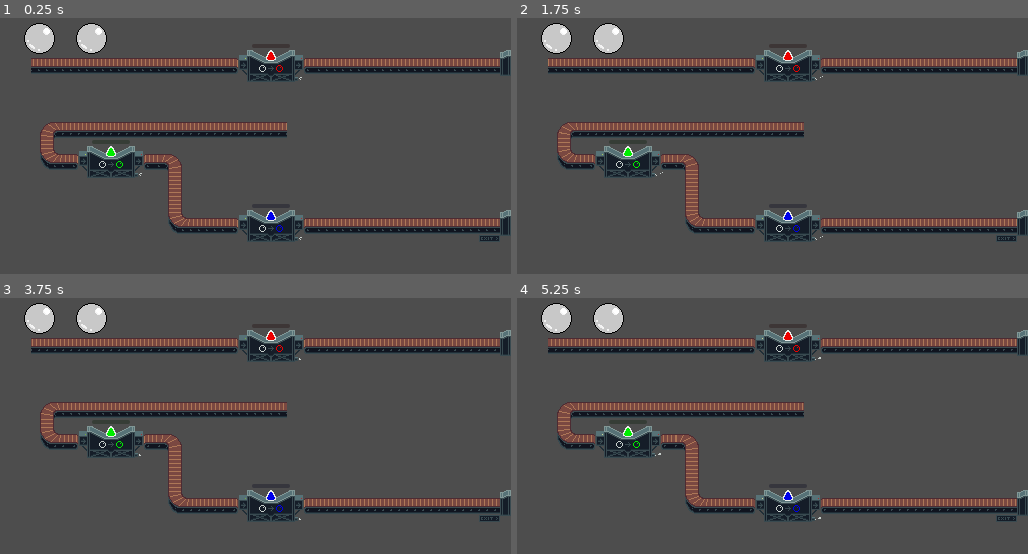
Above: before the commit, frames 1-4 (two rows, left to right).
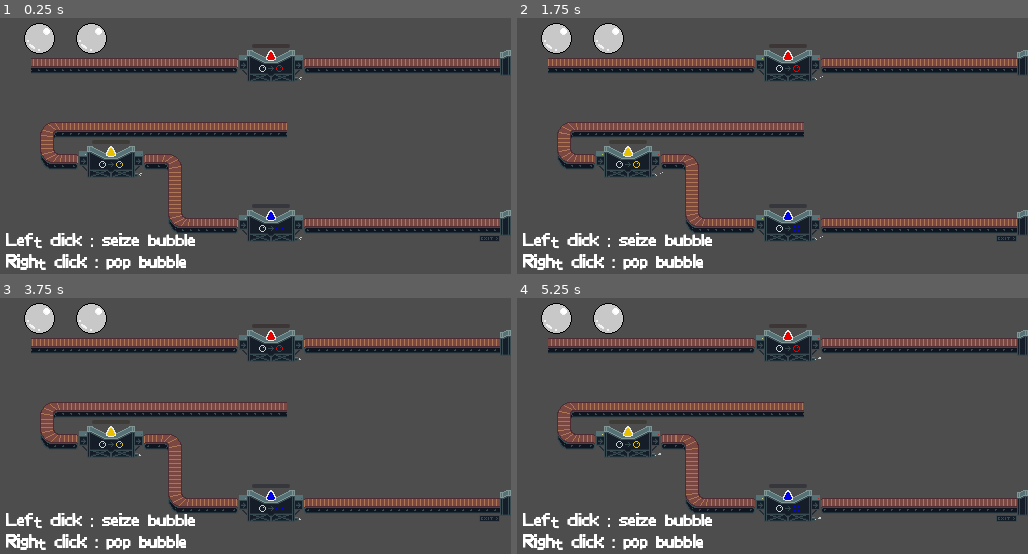
Above: after the commit, the same moments.

Repository: rems64/BubbleAssembly
Game: Godot game, scene res://level01.tscn
The game is run twice, just before and just after one commit, with the same random seed, the same clock (stepped at 60 frames per second) and the same inputs.
Inputs (mouse positions are in pixels of both pictures, inside the frame that each line leads up to):
- Up to frame 1 (0.25 s): no input
- Up to frame 2 (1.75 s): move the mouse to (557, 38) at 0.52 s; click (557, 38) at 0.67 s; move the mouse to (608, 38) at 1.27 s; click (608, 38) at 1.42 s
- Up to frame 3 (3.75 s): move the mouse to (306, 369) at 2.02 s; click (306, 369) at 2.17 s; move the mouse to (229, 477) at 2.77 s; click (229, 477) at 2.92 s; move the mouse to (408, 464) at 3.52 s; click (408, 464) at 3.67 s
- Up to frame 4 (5.25 s): move the mouse to (619, 387) at 4.27 s; click (619, 387) at 4.42 s; move the mouse to (798, 426) at 5.02 s; click (798, 426) at 5.17 s

The runs differ from the first frame. In frame 1, 1.8% of the frame differs, in the area x 1-39%, y 50-99%; in frame 2, 1.8%; in frame 3, 1.8%; in frame 4, 1.8%.

Commit message:
objectif en cours

Diff:
--- a/level01.tscn
+++ b/level01.tscn
@@ -1,10 +1,41 @@
-[gd_scene load_steps=16 format=4 uid="uid://cd8ornr32tkhw"]
+[gd_scene load_steps=21 format=4 uid="uid://cd8ornr32tkhw"]
 
 [ext_resource type="TileSet" uid="uid://b8b7c7jw0qg2m" path="res://factory_belts.tres" id="1_0rjcl"]
 [ext_resource type="Script" path="res://main.gd" id="1_xra8f"]
+[ext_resource type="Texture2D" uid="uid://12n0d04wd02l" path="res://illus/level_objectifs/lv0.png" id="2_3wd65"]
+[ext_resource type="FontFile" uid="uid://dbmqagvqypr2v" path="res://Pixle_Font.ttf" id="2_3x6ar"]
 [ext_resource type="PackedScene" uid="uid://bnxpox1r4ypfm" path="res://bubulle.tscn" id="2_gc5vy"]
-[ext_resource type="PackedScene" uid="uid://cvj0pylkkabra" path="res://conveyor.tscn" id="4_ir3kw"]
+[ext_resource type="Texture2D" uid="uid://bakfbds3klh1t" path="res://illus/level_objectifs/lv1.png" id="3_k8yba"]
+[ext_resource type="Texture2D" uid="uid://i11malh6w03d" path="res://illus/level_objectifs/lv2.png" id="4_c7apq"]
+[ext_resource type="PackedScene" path="res://conveyor.tscn" id="4_ir3kw"]
 [ext_resource type="PackedScene" uid="uid://brc6qlway2mx5" path="res://color_changer.tscn" id="5_si668"]
+
+[sub_resource type="SpriteFrames" id="SpriteFrames_j02ya"]
+animations = [{
+"frames": [{
+"duration": 1.0,
+"texture": ExtResource("2_3wd65")
+}],
+"loop": false,
+"name": &"lv0",
+"speed": 0.0
+}, {
+"frames": [{
+"duration": 1.0,
+"texture": ExtResource("3_k8yba")
+}],
+"loop": false,
+"name": &"lv1",
+"speed": 0.0
+}, {
+"frames": [{
+"duration": 1.0,
+"texture": ExtResource("4_c7apq")
+}],
+"loop": false,
+"name": &"lv2",
+"speed": 0.0
+}]
 
 [sub_resource type="Curve2D" id="Curve2D_mwdgh"]
 _data = {
@@ -51,6 +82,30 @@
 [node name="SceneRoot" type="Node2D"]
 script = ExtResource("1_xra8f")
 
+[node name="objectif" type="Node2D" parent="."]
+
+[node name="ColorRect" type="ColorRect" parent="objectif"]
+offset_left = 31.0
+offset_top = -56.0
+offset_right = 71.0
+offset_bottom = -16.0
+
+[node name="AnimatedSprite2D" type="AnimatedSprite2D" parent="objectif"]
+position = Vector2(44, -35)
+sprite_frames = SubResource("SpriteFrames_j02ya")
+animation = &"lv2"
+
+[node name="Label" type="Label" parent="."]
+offset_left = 7.0
+offset_top = 214.0
+offset_right = 397.0
+offset_bottom = 297.0
+scale = Vector2(0.5, 0.5)
+theme_override_fonts/font = ExtResource("2_3x6ar")
+theme_override_font_sizes/font_size = 40
+text = "Left click : seize bubble
+Right click : pop bubble"
+
 [node name="TileMapLayer" type="TileMapLayer" parent="."]
 tile_map_data = PackedByteArray("AAAPAAYAAQAAABkAAAAOAAYAAQAAAAEAAAANAAYAAQAAAAEAAAAMAAYAAQAAAAEAAAALAAYAAQAAAAEAAAAKAA …(560 unchanged characters)…
 tile_set = ExtResource("1_0rjcl")
@@ -61,7 +116,7 @@
 
 [node name="ColorChanger2" parent="." instance=ExtResource("5_si668")]
 position = Vector2(112, 144)
-color = Color(0, 1, 0, 1)
+color = Color(0.982887, 0.811106, 0, 1)
 
 [node name="ColorChanger3" parent="." instance=ExtResource("5_si668")]
 position = Vector2(272, 208)
Binary file added: illus/level_objectifs/lv0.png
Not shown, added: illus/level_objectifs/lv0.png.import
Binary file added: illus/level_objectifs/lv1.png
Not shown, added: illus/level_objectifs/lv1.png.import
Binary file added: illus/level_objectifs/lv2.png
Not shown, added: illus/level_objectifs/lv2.png.import
